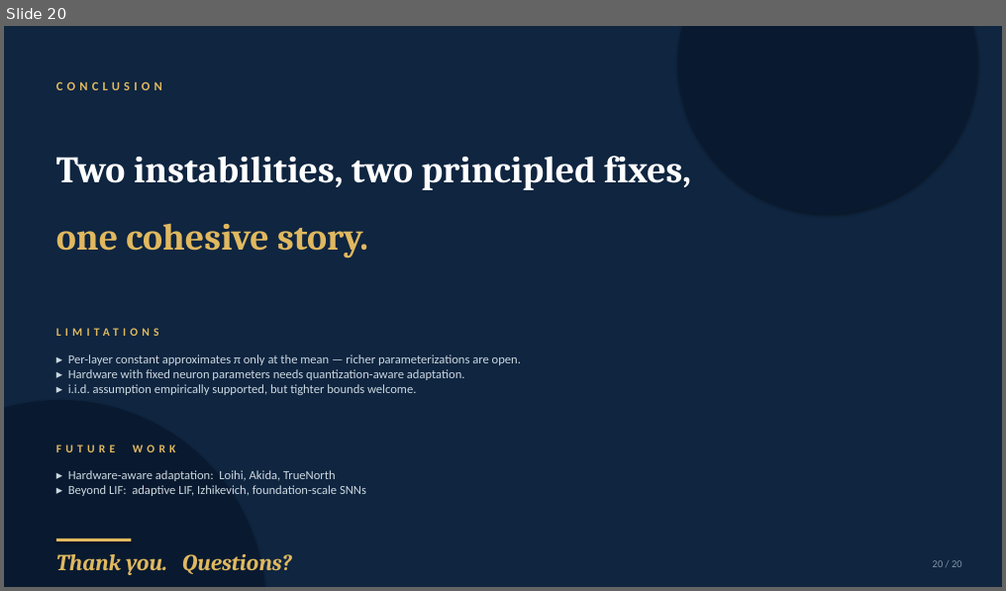
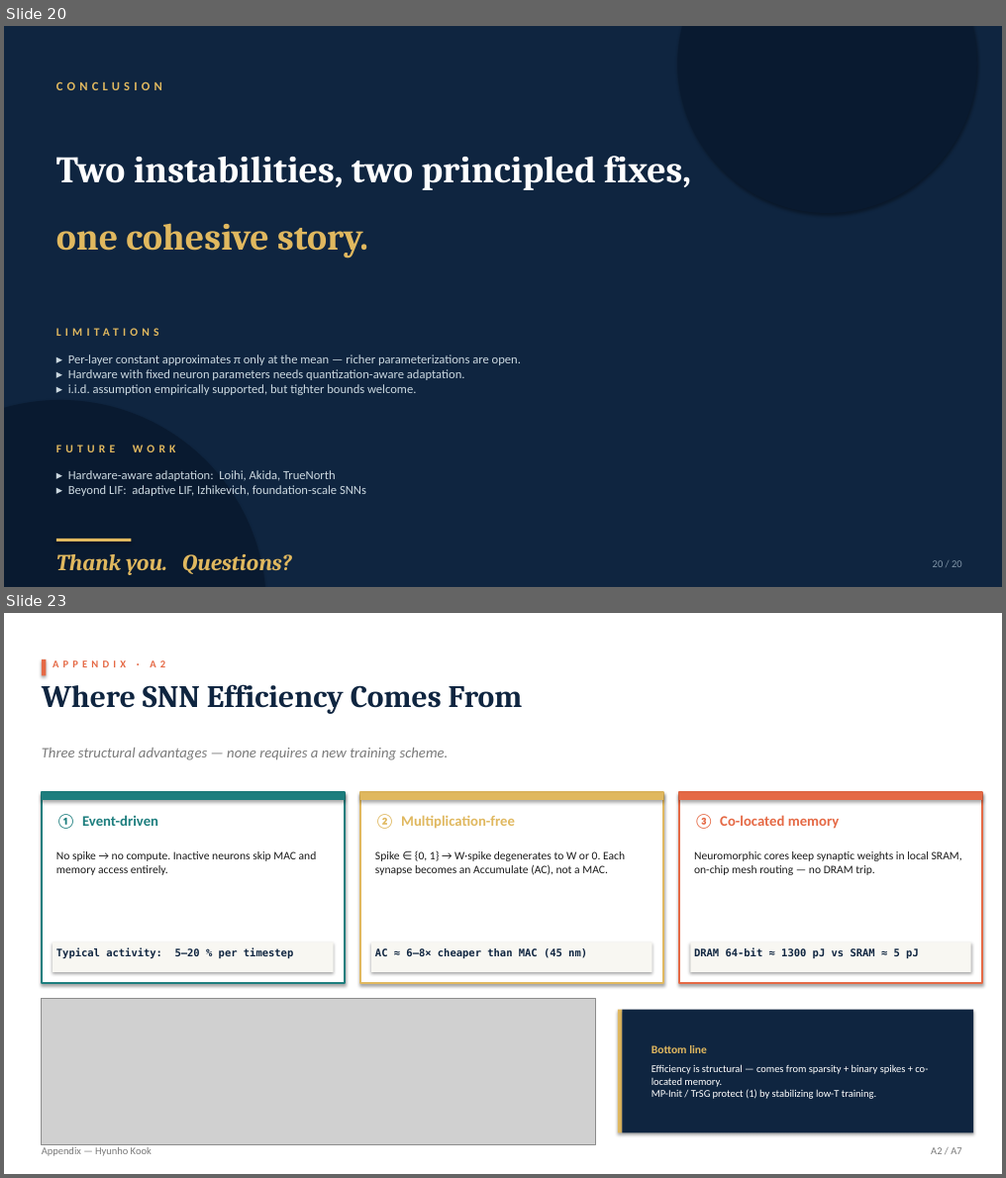
Before and after one commit to kookhh0827/POSTECH_thesis_template_latex, a slide deck: Hyunho_Kook_Master_Defense.pptx. Shown one above the other, each under a label of ours: slide 20 before the commit, slides 20 and 23 after it; the slides between them are not shown. The pictures are 1006x591 and 1006x1178 pixels, drawn with LibreOffice and Linux fonts; fonts in the diff are those of the drawing; grey boxes stand for pictures. Boxes give left, top, right and bottom in pixels: in the first picture for what was removed or moved away, otherwise in the second. Text is boxed around its words. In the diff, an @@ line names an element or a change of style, - is before the commit and + after.

```diff
--- a/Hyunho_Kook_Master_Defense.pptx
+++ b/Hyunho_Kook_Master_Defense.pptx
@@ slide 23 added at <box>4,613,1002,1174</box>, background #FFFFFF @@
@@ rectangle added at <box>42,660,46,676</box>, fill #E56945 @@
@@ text added at <box>53,661,165,667</box>, 10 pt, text #E56945, bold @@
+APPENDIX · A2
@@ text added at <box>42,684,523,714</box>, 30 pt, text #0F2540, bold @@
+Where SNN Efficiency Comes From
@@ text added at <box>42,748,449,761</box>, 14 pt, text #7A7A7A, italic @@
+Three structural advantages — none requires a new training scheme.
@@ rectangle added at <box>42,792,345,983</box>, fill #FFFFFF, outline #1D7E7E 1.8 pt @@
@@ rectangle added at <box>42,792,345,800</box>, fill #1D7E7E @@
@@ text added at <box>56,814,158,829</box>, 14 pt, text #1D7E7E, bold @@
+① Event-driven
@@ rectangle added at <box>360,792,663,983</box>, fill #FFFFFF, outline #E0B85F 1.8 pt @@
@@ rectangle added at <box>360,792,663,800</box>, fill #E0B85F @@
@@ text added at <box>375,814,515,829</box>, 14 pt, text #E0B85F, bold @@
+② Multiplication-free
@@ rectangle added at <box>679,792,982,983</box>, fill #FFFFFF, outline #E56945 1.8 pt @@
@@ rectangle added at <box>679,792,982,800</box>, fill #E56945 @@
@@ text added at <box>694,814,840,829</box>, 14 pt, text #E56945, bold @@
+③ Co-located memory
@@ text added at <box>56,852,317,875</box>, 11 pt, text #1A1A1A @@
+No spike → no compute. Inactive neurons skip MAC and memory access entirely.
@@ text added at <box>375,851,625,875</box>, 11 pt, text #1A1A1A @@
+Spike ∈ {0, 1} → W·spike degenerates to W or 0. Each synapse becomes an Accumulate (AC), not a MAC.
@@ text added at <box>694,852,962,875</box>, 11 pt, text #1A1A1A @@
+Neuromorphic cores keep synaptic weights in local SRAM, on-chip mesh routing — no DRAM trip.
@@ rectangle added at <box>53,943,334,972</box>, fill #F8F7F2 @@
@@ text added at <box>56,949,293,959</box>, 10 pt, text #0F2540, bold @@
+Typical activity: 5–20 % per timestep
@@ rectangle added at <box>371,943,652,972</box>, fill #F8F7F2 @@
@@ text added at <box>375,949,587,959</box>, 10 pt, text #0F2540, bold @@
+AC ≈ 6–8× cheaper than MAC (45 nm)
@@ rectangle added at <box>690,943,971,972</box>, fill #F8F7F2 @@
@@ text added at <box>694,949,919,959</box>, 10 pt, text #0F2540, bold @@
+DRAM 64-bit ≈ 1300 pJ vs SRAM ≈ 5 pJ
@@ picture added at <box>42,998,595,1146</box> @@
@@ rectangle added at <box>618,1010,623,1134</box>, fill #E0B85F @@
@@ rectangle added at <box>623,1010,973,1134</box>, fill #0F2540 @@
@@ text added at <box>651,1046,928,1099</box>, 10 pt, text #FFFFFF @@
+Bottom line
+Efficiency is structural — comes from sparsity + binary spikes + co-located memory.
+MP-Init / TrSG protect (1) by stabilizing low-T training.
@@ text added at <box>42,1148,152,1157</box>, 10 pt, text #7A7A7A @@
+Appendix — Hyunho Kook
@@ text added at <box>931,1148,961,1155</box>, 10 pt, text #7A7A7A @@
+A2 / A7
```
Also in this commit, not shown: 7 other slides added, 5 other files.
